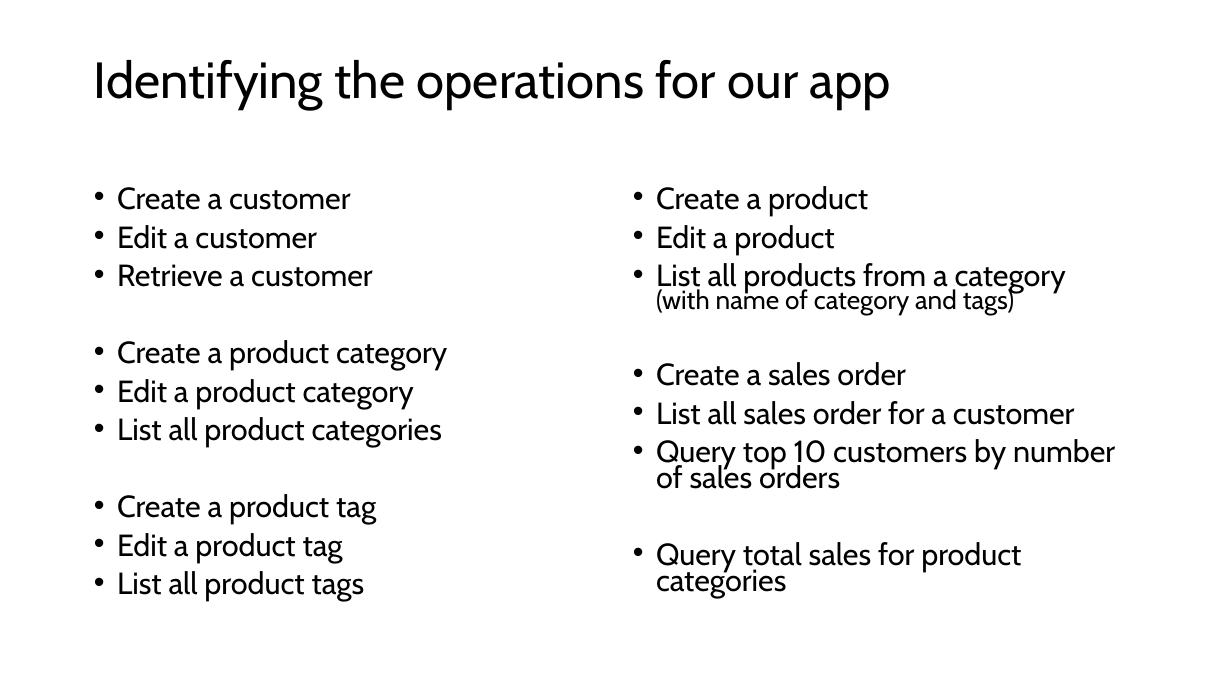
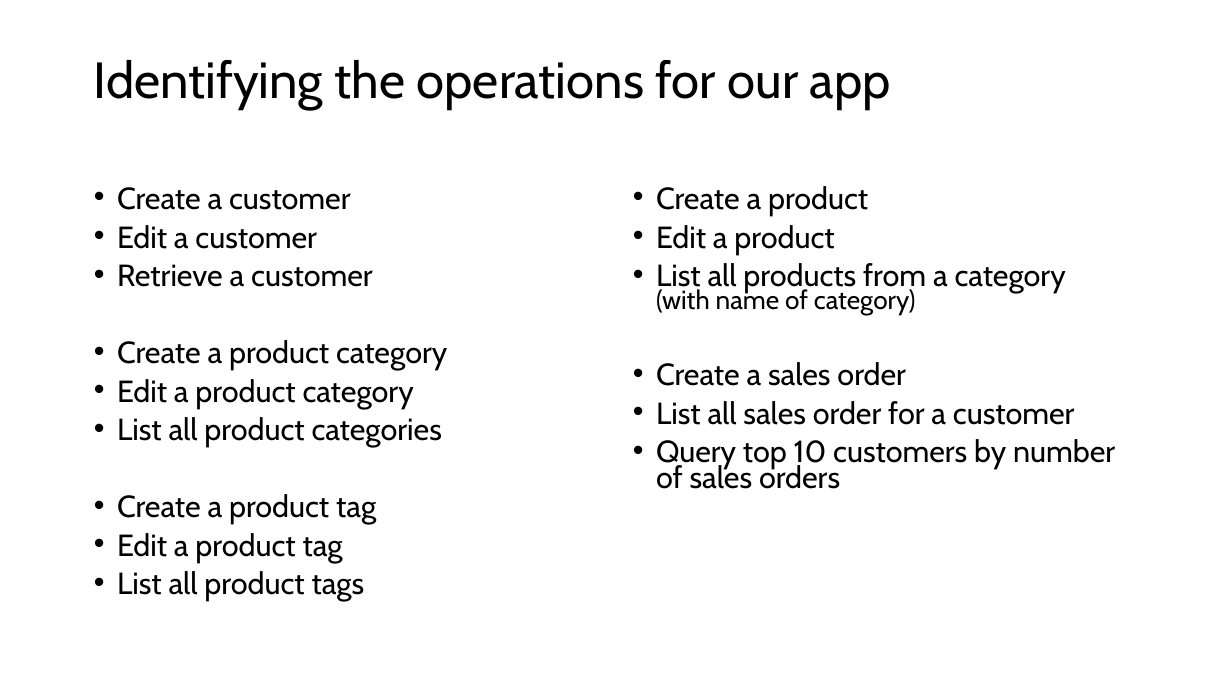
Before and after one commit to AzureCosmosDB/CosmicWorks, a slide deck: slide 9 of Cosmos DB Data Modeling Deck.pptx. Drawn at 1232x693 pixels with LibreOffice and Linux fonts; fonts in the diff are those of the drawing; background and template pictures are left out. Boxes give left, top, right and bottom in pixels: in the first picture for what was removed or moved away, otherwise in the second. Text is boxed around its words. In the diff, an @@ line names an element or a change of style, - is before the commit and + after.

```diff
--- a/Cosmos DB Data Modeling Deck.pptx
+++ b/Cosmos DB Data Modeling Deck.pptx
@@ text at box(656, 263, 1066, 315): text changed @@
-• List all products from a category
-  (with name of category and tags)
+• List all products from a category
+  (with name of category)
@@ text at box(656, 542, 1021, 598): paragraph removed @@
-• Query total sales for product categories
```
Also in this commit, not shown: 53 other files.
